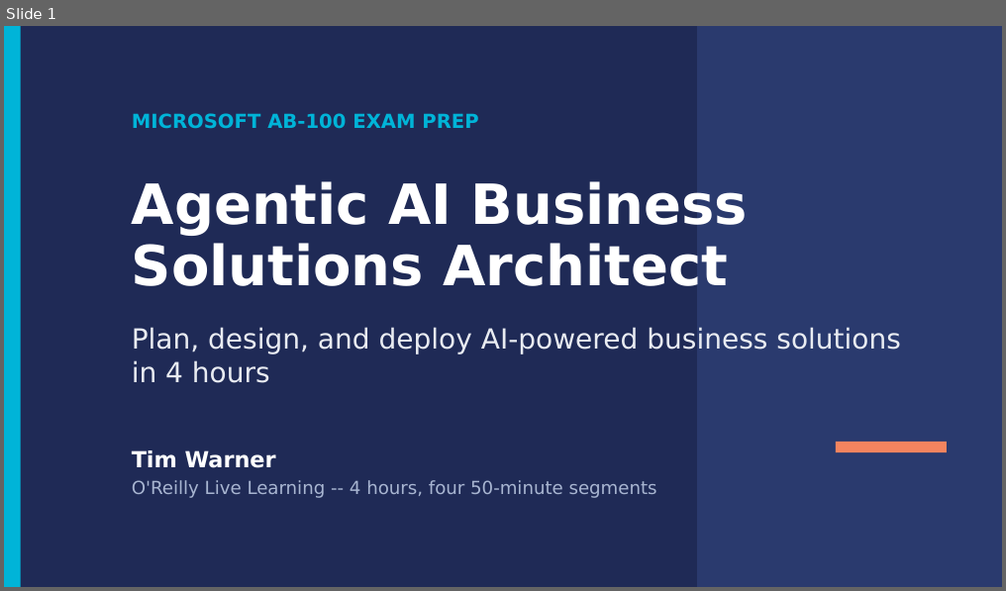
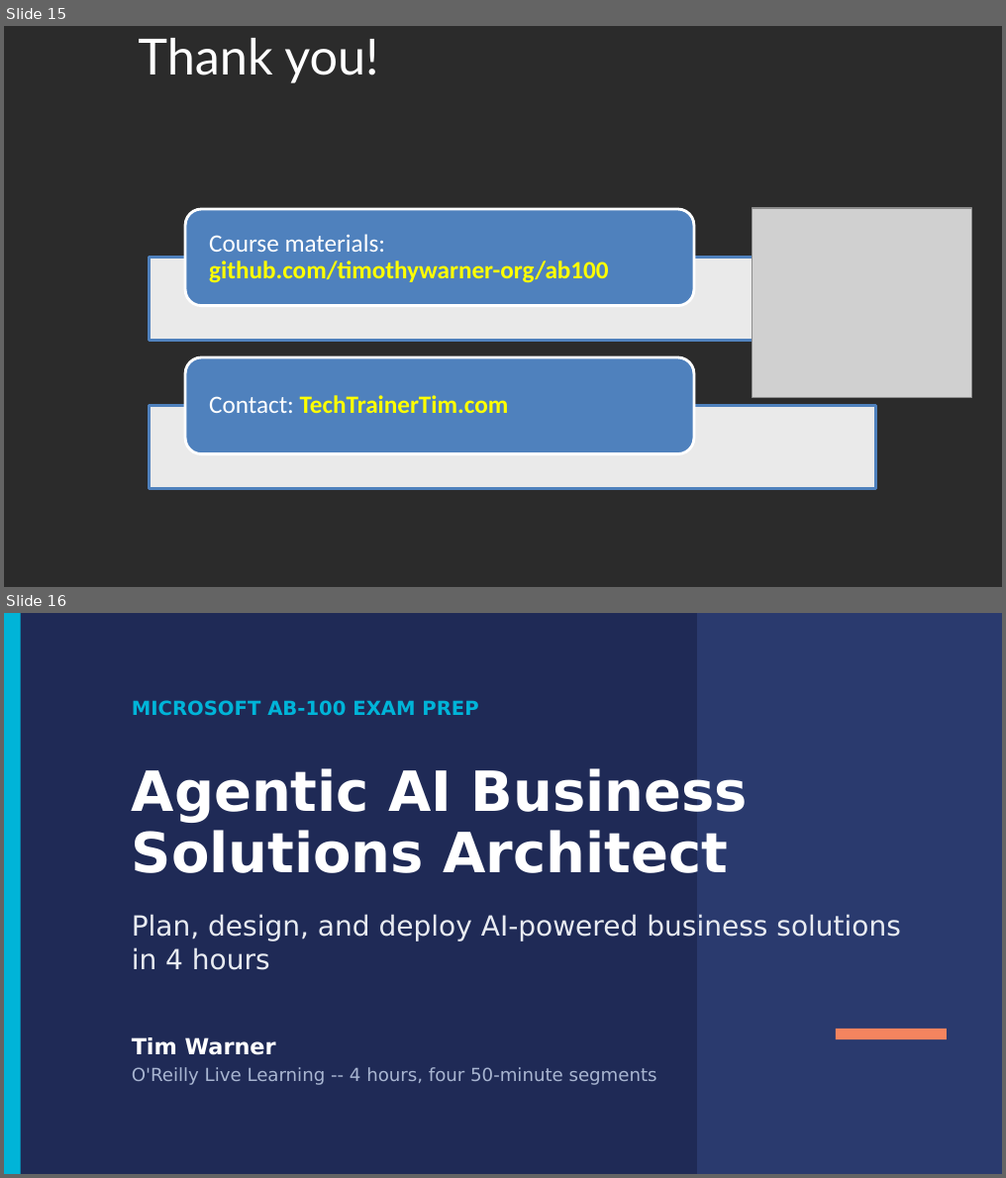
Before and after one commit to timothywarner-org/ab100, a slide deck: docs/ab100-course-deck-april-2026.pptx. Shown one above the other, each under a label of ours: slide 1 before the commit, slides 15 and 16 after it. The pictures are 1006x591 and 1006x1178 pixels, drawn with LibreOffice and Linux fonts; fonts in the diff are those of the drawing; grey boxes stand for pictures; background and template pictures are left out; a plain dark background stands for a picture behind light text. Boxes give left, top, right and bottom in pixels: in the first picture for what was removed or moved away, otherwise in the second. Text is boxed around its words. In the diff, an @@ line names an element or a change of style, - is before the commit and + after.

```diff
--- a/docs/ab100-course-deck-april-2026.pptx
+++ b/docs/ab100-course-deck-april-2026.pptx
@@ slide 15 added at (4, 26, 1002, 587), background picture (left out) @@
@@ title added at (138, 38, 379, 82), 36 pt, text #FFFFFF @@
+Thank you!
@@ picture added at (751, 208, 971, 398) @@
@@ group added at (149, 209, 875, 489): 2 rectangles, 2 rounded rectangles, 2 texts @@
+Course materials: github.com/timothywarner-org/ab100
+Contact: TechTrainerTim.com
@@ what was slide 1 is now slide 16 @@
```
Also in this commit, not shown: 14 other slides added.
